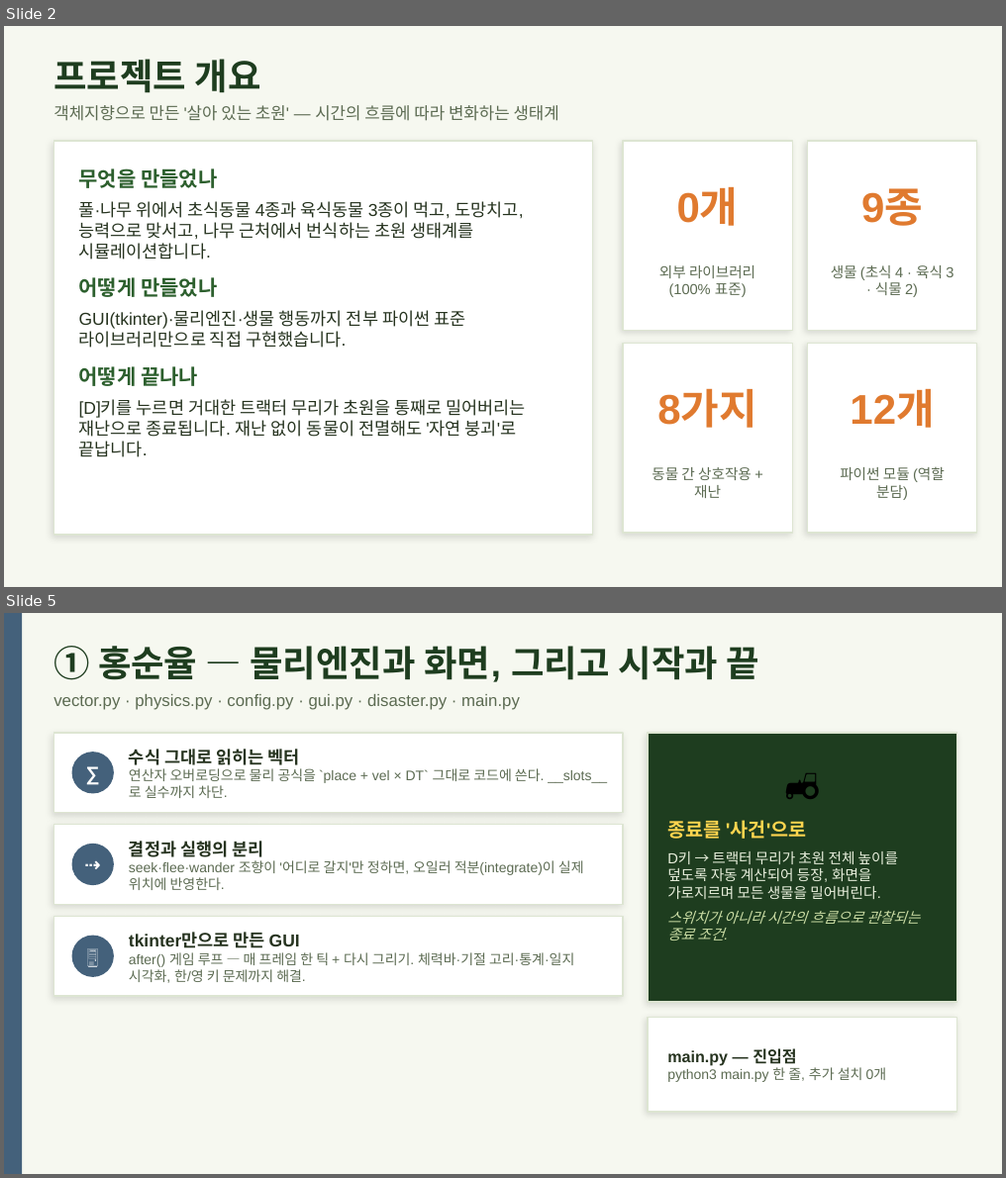
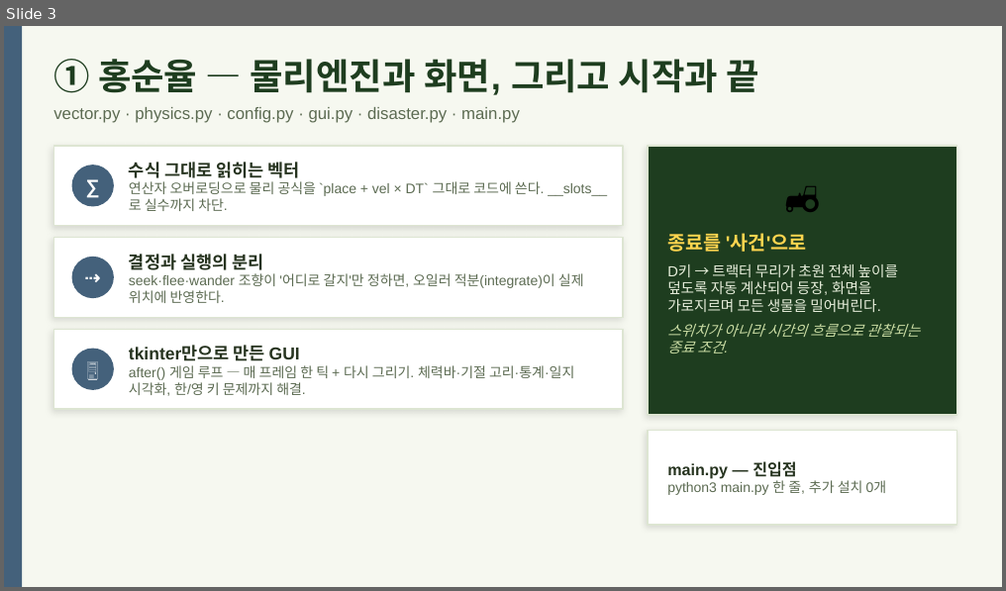
Before and after one commit to SSHSProject/-1-, a slide deck: 발표준비/발표자료_초원생태계.pptx. Shown one above the other, each under a label of ours: slides 2 and 5 before the commit, slide 3 after it; the slides between them are not shown. The pictures are 1006x1178 and 1006x591 pixels, drawn with LibreOffice and Linux fonts; fonts in the diff are those of the drawing. Boxes give left, top, right and bottom in pixels: in the first picture for what was removed or moved away, otherwise in the second. Text is boxed around its words. In the diff, an @@ line names an element or a change of style, - is before the commit and + after.

```diff
--- a/발표준비/발표자료_초원생태계.pptx
+++ b/발표준비/발표자료_초원생태계.pptx
@@ slide 2 removed at bbox=[4, 26, 1002, 587], background #F6F8F0 @@
@@ text removed at bbox=[54, 59, 261, 93] @@
-프로젝트 개요
@@ text removed at bbox=[54, 105, 559, 121] @@
-객체지향으로 만든 '살아 있는 초원' — 시간의 흐름에 따라 변화하는 생태계
@@ rectangle removed at bbox=[54, 141, 593, 535] @@
@@ rectangle removed at bbox=[623, 141, 792, 330] @@
@@ rectangle removed at bbox=[807, 141, 977, 330] @@
@@ text removed at bbox=[79, 169, 526, 458] @@
-무엇을 만들었나
-풀·나무 위에서 초식동물 4종과 육식동물 3종이 먹고, 도망치고, 능력으로 맞서고, 나무 근처에서 번식하는 초원 생태계를 시뮬레이션합니다.
-어떻게 만들었나
-GUI(tkinter)·물리엔진·생물 행동까지 전부 파이썬 표준 라이브러리만으로 직접 구현했습니다.
-어떻게 끝나나
-[D]키를 누르면 거대한 트랙터 무리가 초원을 통째로 밀어버리는 재난으로 종료됩니다. 재난 없이 동물이 전멸해도 '자연 붕괴'로 끝납니다.
@@ text removed at bbox=[677, 188, 739, 226] @@
-0개
@@ text removed at bbox=[861, 188, 923, 226] @@
-9종
@@ text removed at bbox=[659, 266, 755, 297] @@
-외부 라이브러리 (100% 표준)
@@ text removed at bbox=[831, 266, 953, 297] @@
-생물 (초식 4 · 육식 3 · 식물 2)
@@ rectangle removed at bbox=[623, 344, 792, 533] @@
@@ rectangle removed at bbox=[807, 344, 977, 533] @@
@@ text removed at bbox=[657, 391, 757, 428] @@
-8가지
@@ text removed at bbox=[849, 391, 934, 428] @@
-12개
@@ text removed at bbox=[651, 468, 751, 498] @@
-동물 간 상호작용 + 재난
@@ text removed at bbox=[840, 468, 944, 500] @@
-파이썬 모듈 (역할 분담)
@@ what was slide 5 is now slide 3 @@
```
Also in this commit, not shown: 3 slides changed, 4 other slides removed, 1 other file.
